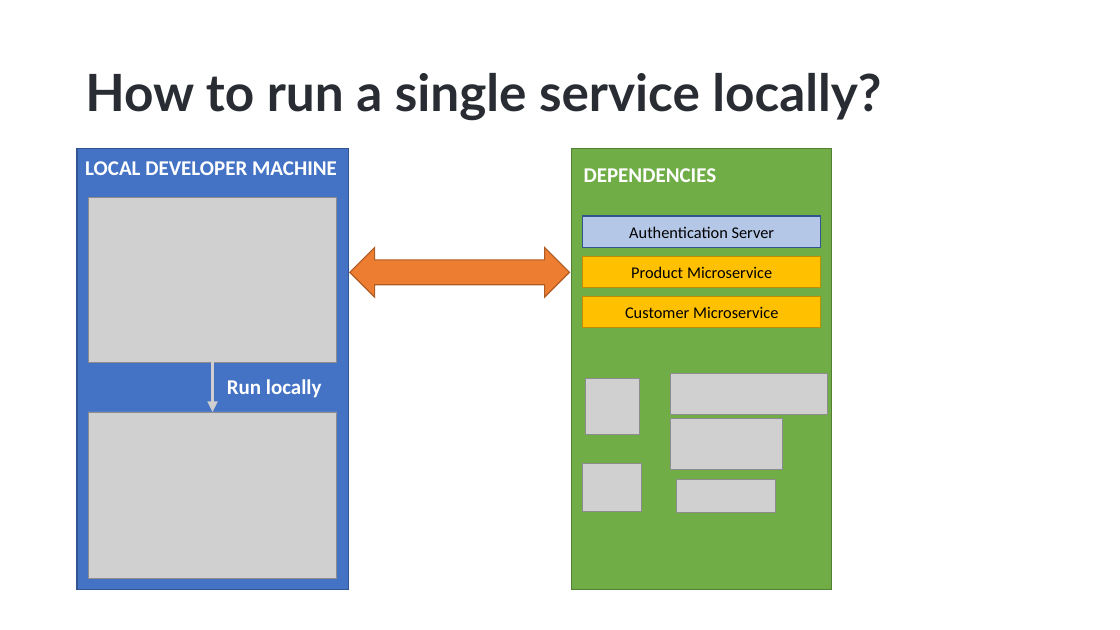
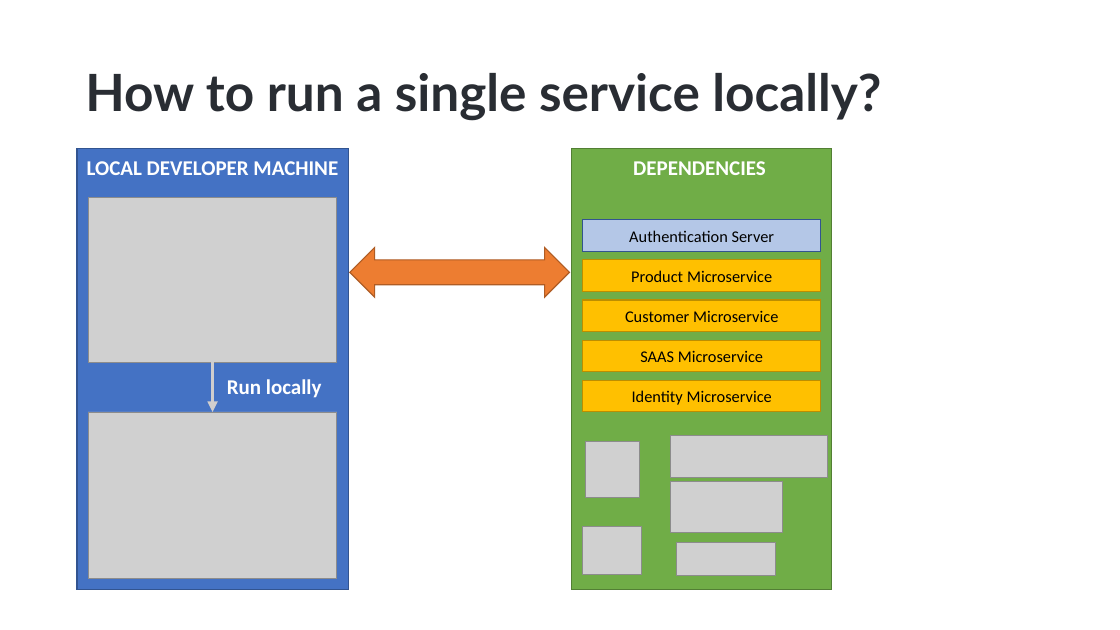
Before and after one commit to hikalkan/presentations, a slide deck: slide 6 of 2023-05-10 ABP Conf 2023 Developing with Kubernetes/Developing with Kubernetes.pptx. Drawn at 1120x630 pixels with LibreOffice and Linux fonts; fonts in the diff are those of the drawing; grey boxes stand for pictures; background and template pictures are left out. Boxes give left, top, right and bottom in pixels: in the first picture for what was removed or moved away, otherwise in the second. Text is boxed around its words. In the diff, an @@ line names an element or a change of style, - is before the commit and + after.

```diff
--- a/2023-05-10 ABP Conf 2023 Developing with Kubernetes/Developing with Kubernetes.pptx
+++ b/2023-05-10 ABP Conf 2023 Developing with Kubernetes/Developing with Kubernetes.pptx
@@ text "LOCAL DEVELOPER MACHINE" at (87,161,338,175): alignment left to centre @@
@@ text "DEPENDENCIES" at (633,161,766,175): alignment left to centre @@
@@ text "DEPENDENCIES": place and size @@
-text "DEPENDENCIES" at (584,168,717,182)
+text "DEPENDENCIES" at (633,161,766,175)
@@ rectangle "Authentication Server": place and size @@
-rectangle "Authentication Server" at (583,216,821,248)
+rectangle "Authentication Server" at (583,220,821,252)
@@ rectangle "Product Microservice": place and size @@
-rectangle "Product Microservice" at (583,256,821,288)
+rectangle "Product Microservice" at (583,260,821,292)
@@ rectangle added at (583,340,821,372), fill #FFC000, outline #BD8E00 1 pt, 14 pt, text #000000 @@
+SAAS Microservice
@@ rectangle added at (583,381,821,413), fill #FFC000, outline #BD8E00 1 pt, 14 pt, text #000000 @@
+Identity Microservice
@@ 5 pictures: place and size @@
-5 pictures at (583,373,828,513)
+5 pictures at (583,436,828,576)
```
